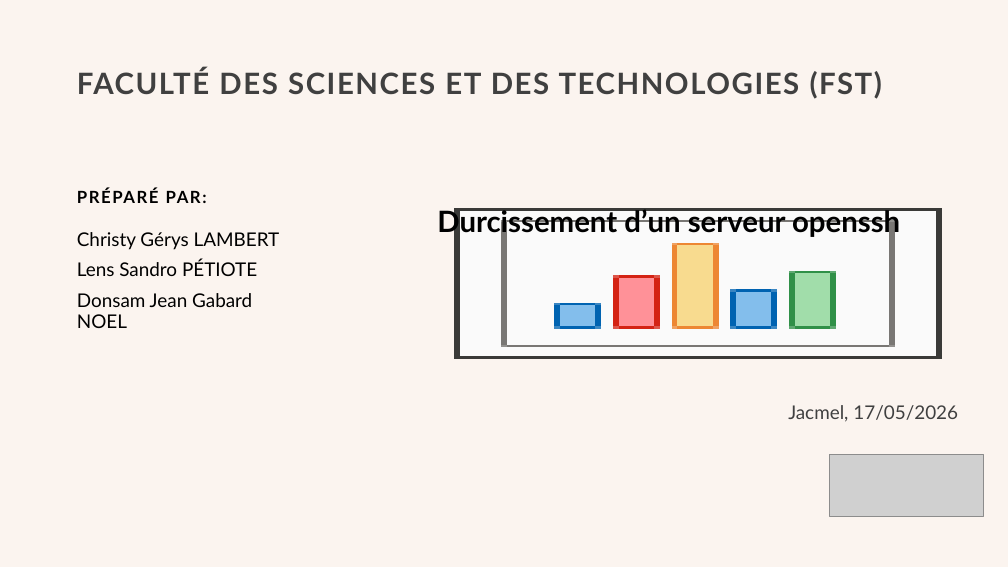
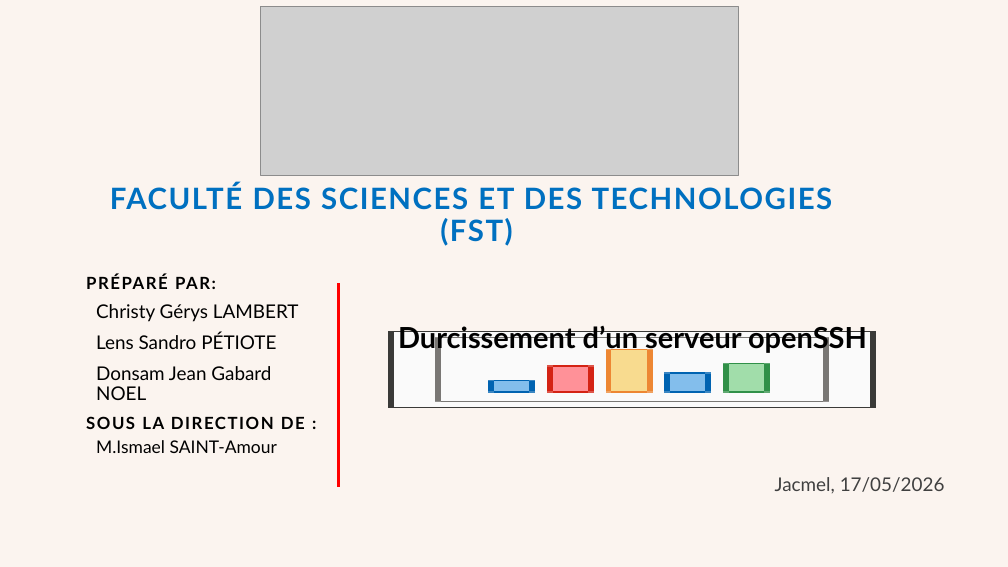
Before and after one commit to Christyy2/Projet-Final-ASI, a slide deck: slide 1 of Présentation-ASI.pptx. Drawn at 1008x567 pixels with LibreOffice and Linux fonts; fonts in the diff are those of the drawing; grey boxes stand for pictures. Boxes give left, top, right and bottom in pixels: in the first picture for what was removed or moved away, otherwise in the second. Text is boxed around its words. In the diff, an @@ line names an element or a change of style, - is before the commit and + after.

```diff
--- a/Présentation-ASI.pptx
+++ b/Présentation-ASI.pptx
@@ picture added at (x1=261, y1=6, x2=739, y2=175) @@
@@ title "FACULTÉ DES SCIENCES ET DES ..." moved from (x1=77, y1=68, x2=882, y2=99) to (x1=110, y1=184, x2=833, y2=246) @@
@@ title "FACULTÉ DES SCIENCES ET DES ..." at (x1=110, y1=184, x2=833, y2=246): text colour #404040 to #0070C0; alignment left to centre @@
@@ text "PRÉPARÉ PAR:" moved from (x1=77, y1=189, x2=207, y2=203) to (x1=86, y1=275, x2=216, y2=289) @@
@@ text "Christy Gérys LAMBERT" moved from (x1=77, y1=232, x2=280, y2=328) to (x1=96, y1=304, x2=299, y2=400) @@
@@ line added from (339, 284) to (339, 487), #FF0000 3 pt @@
@@ text at (x1=398, y1=326, x2=867, y2=353): text changed; size 28 to 27.6 pt @@
-Durcissement d’un serveur openssh
+Durcissement d’un serveur openSSH
@@ text added at (x1=86, y1=416, x2=305, y2=429), 16 pt, text #000000, bold @@
+SOUS LA DIRECTION DE :
@@ text added at (x1=96, y1=440, x2=277, y2=453), 16.6 pt, text #000000 @@
+M.Ismael SAINT-Amour
@@ text "Jacmel, 17/05/2026" moved from (x1=788, y1=405, x2=958, y2=422) to (x1=775, y1=477, x2=945, y2=493) @@
@@ picture removed at (x1=830, y1=454, x2=984, y2=516) @@
```
Also in this commit, not shown: 5 slides added, 4 slides removed.
